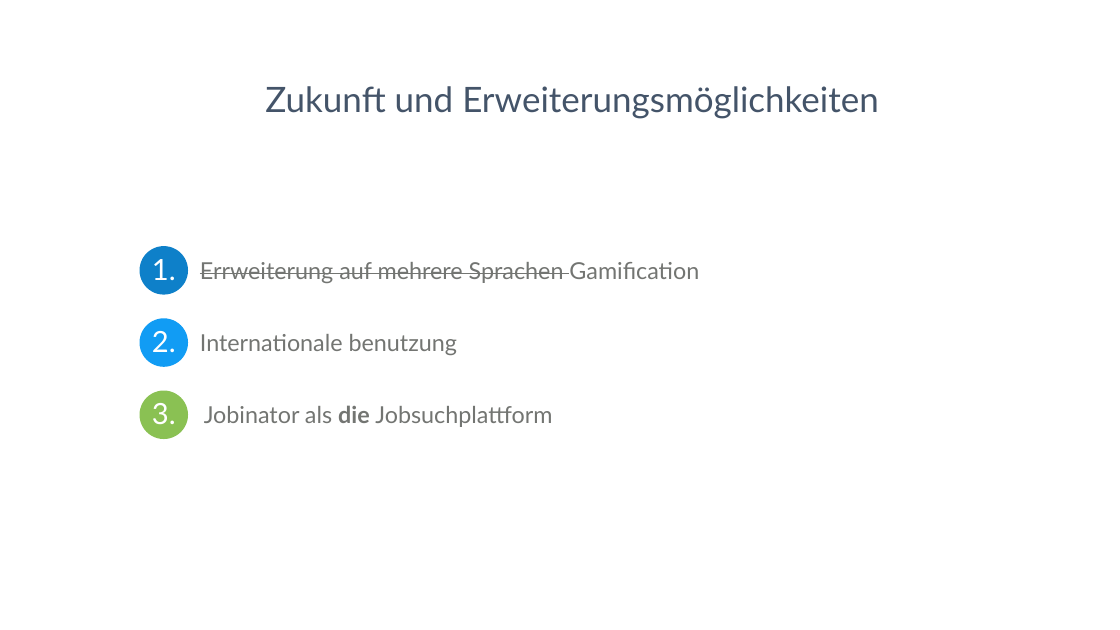
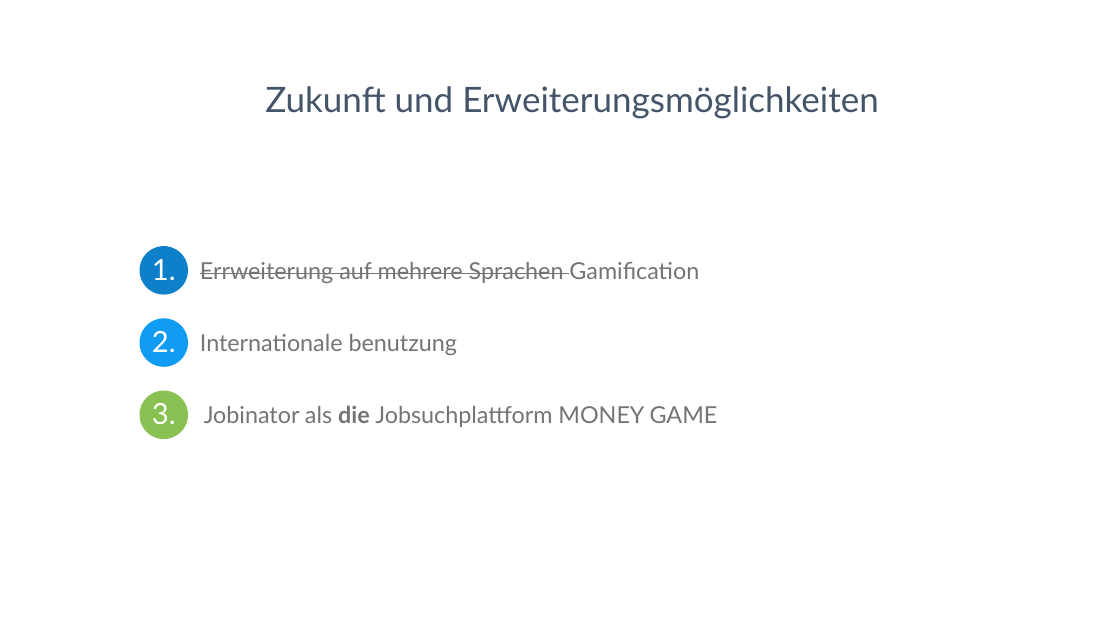
Before and after one commit to pandermatt/Jobinator-Website, a slide deck: slide 7 of Presentation/Projektidee Präsentation_Entwurf_01.pptx. Drawn at 1120x630 pixels with LibreOffice and Linux fonts; fonts in the diff are those of the drawing; background and template pictures are left out. Boxes give left, top, right and bottom in pixels: in the first picture for what was removed or moved away, otherwise in the second. Text is boxed around its words. In the diff, an @@ line names an element or a change of style, - is before the commit and + after.

Commit message:
changes

```diff
--- a/Presentation/Projektidee Präsentation_Entwurf_01.pptx
+++ b/Presentation/Projektidee Präsentation_Entwurf_01.pptx
@@ text at [204, 405, 718, 427]: text changed @@
-Jobinator als die Jobsuchplattform
+Jobinator als die Jobsuchplattform MONEY GAME
```
